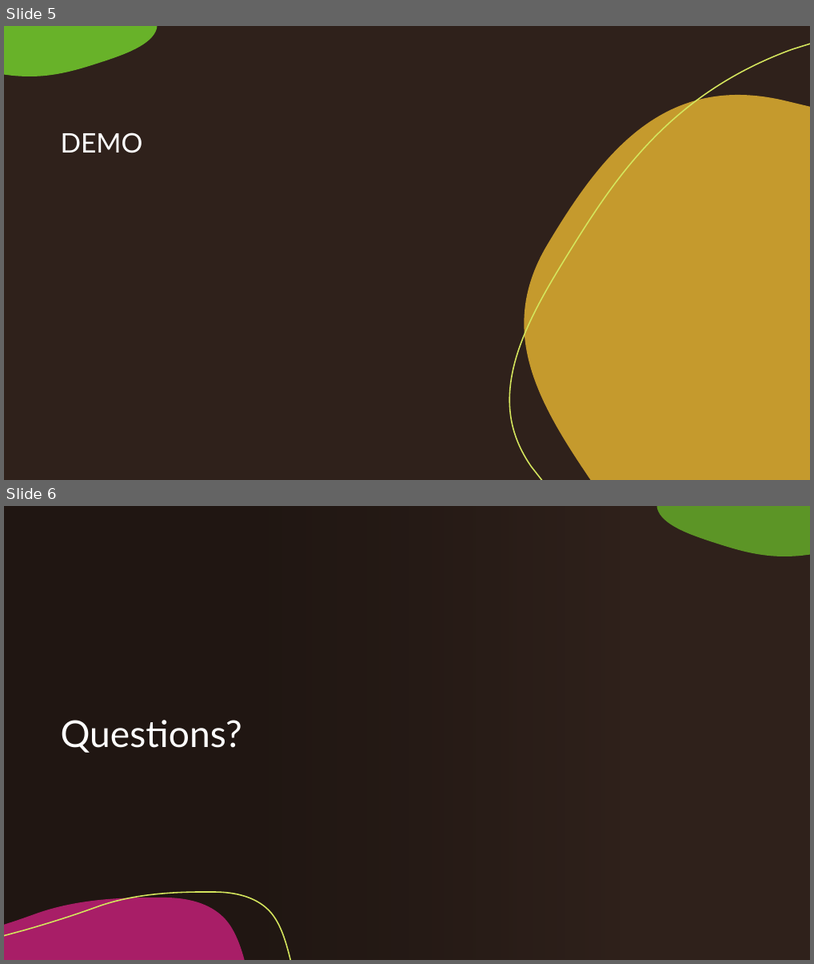
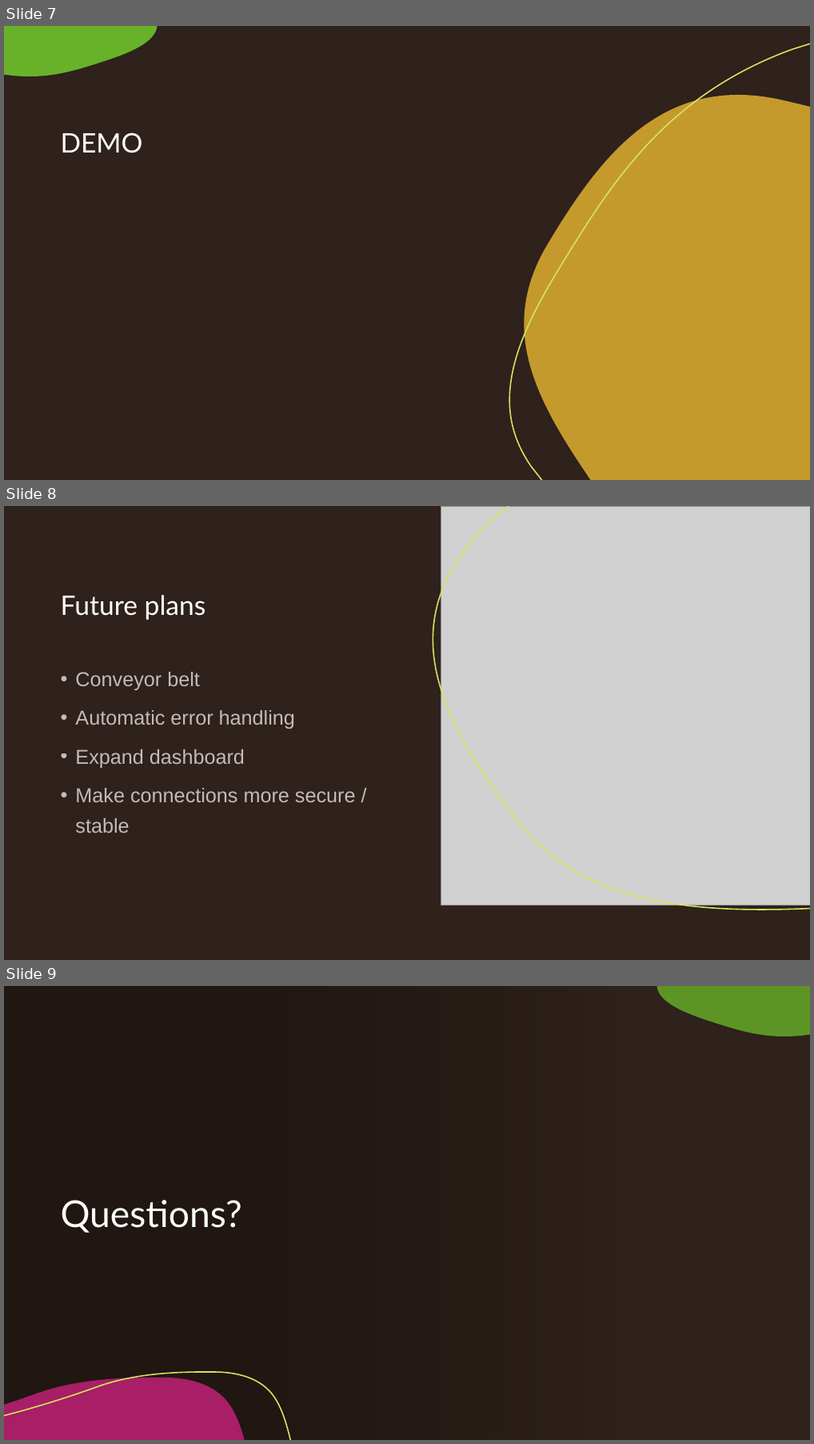
Before and after one commit to CursingThomas/ROBOT_GROUP2, a slide deck: Documentation/Presentations/Demo9May.pptx. Shown one above the other, each under a label of ours: slides 5 and 6 before the commit, slides 7, 8 and 9 after it. The pictures are 814x964 and 814x1444 pixels, drawn with LibreOffice and Linux fonts; fonts in the diff are those of the drawing; grey boxes stand for pictures; background and template pictures are left out. Boxes give left, top, right and bottom in pixels: in the first picture for what was removed or moved away, otherwise in the second. Text is boxed around its words. In the diff, an @@ line names an element or a change of style, - is before the commit and + after.

```diff
--- a/Documentation/Presentations/Demo9May.pptx
+++ b/Documentation/Presentations/Demo9May.pptx
@@ slide 8 added at (4,506,810,960), background #2F211B; not listed: 3 template elements that a slide beside it also shows @@
@@ rectangle added at (4,506,810,960), fill #2F211B @@
@@ freeform shape added at (434,506,810,909), outline #D4E55D 1.5 pt @@
@@ picture added at (442,506,810,904) @@
@@ title added at (61,595,206,620), 32 pt, text #FFFFFF @@
+Future plans
@@ text added at (75,672,356,832), 24 pt, text #FFFFFF at 70% opacity @@
+• Conveyor belt
+• Automatic error handling
+• Expand dashboard
+• Make connections more secure / stable
@@ what was slide 5 is now slide 7 @@
@@ what was slide 6 is now slide 9 @@
```
Also in this commit, not shown: 1 slide changed, 2 other slides added.
